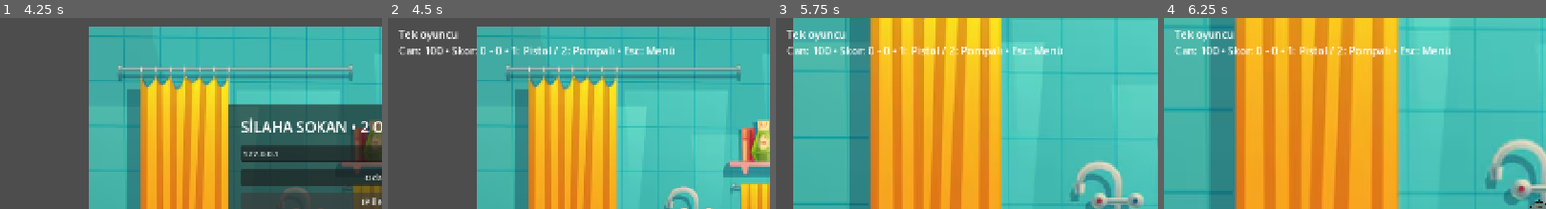
Above: before the commit, frames 1-4 (left to right).
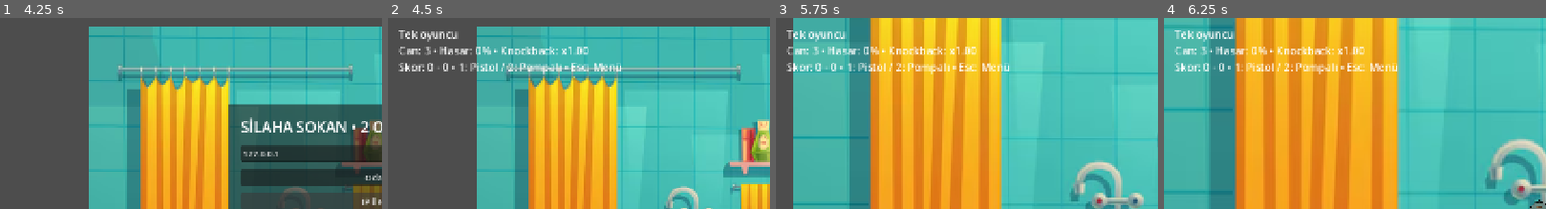
Above: after the commit, the same moments.

Repository: parlakportakal/silahasokan
Game: Godot game, scene res://Scenes/main_menu.tscn
Same seed, same stepped clock (60 frames per second), same inputs: the game is played once before the commit and once after it.
Inputs (mouse positions are % of the whole screen's width and height, from its top left):
- Up to frame 1 (4.25 s): click "Oyna" at 0.5 s; click "Level 1" at 1.25 s; click "Oda kur" at 2 s; click "Oda kur" at 2.75 s; click "IP ile katıl" at 3.5 s
- Up to frame 2 (4.5 s): click "Tek başına dene" at 4.25 s
- Up to frame 3 (5.75 s): tap Enter at 5 s; move the mouse to (72, 45) at 5.02 s; click (72, 45) at 5.1 s
- Up to frame 4 (6.25 s): move the mouse to (30, 55) at 5.77 s; tap S (asagi) at 5.85 s; click (30, 55) at 6.05 s
The pictures show only the part of the screen within x 0-50%, y 0-50%; the shares and areas given below are measured in that part.

Frame 1 is identical in both runs. In frame 2, 3.1% of the frame differs, in the area x 2-75%, y 15-30%; in frame 3, 3.3%; in frame 4, 3.3%.

Commit message:
knockback eklendi

Diff:
--- a/Scripts/lifezone.gd
+++ b/Scripts/lifezone.gd
@@ -1,7 +1,15 @@
 extends Area2D
 
+func _ready() -> void:
+	collision_layer = 0
+	collision_mask = 4
 
+func contains_point(point: Vector2) -> bool:
+	var collider := $CollisionShape2D as CollisionShape2D
+	var rectangle := collider.shape as RectangleShape2D
+	return Rect2(-rectangle.size * 0.5, rectangle.size).has_point(collider.to_local(point))
 
-
-func _process(delta: float) -> void:
-	pass
+func _on_body_exited(body: Node2D) -> void:
+	var game := get_parent()
+	if game.has_method("player_left_lifezone"):
+		game.call_deferred("player_left_lifezone", body)
--- a/Scripts/main.gd
+++ b/Scripts/main.gd
@@ -26,7 +26,6 @@
 var status: Label
 var hud: Label
 var session_note := ""
-var health_label: Label
 var shot_sequence: int = 0
 var predicted_shots: Dictionary = {}
 
@@ -173,10 +172,12 @@
 	guest.visible = true
 	guest.collision_layer = 4
 	guest.position = _spawn_position(1)
-	guest.health = 100
+	guest.spawn_generation = 0
+	guest.lives = guest.starting_lives
+	guest.reset_combat()
 	guest.score = 0
 	setup_guest.rpc_id(guest_id, guest_id)
-	sync_health.rpc($player.health, guest.health, $player.score, guest.score)
+	sync_combat.rpc($player.damage_percent, guest.damage_percent, $player.lives, guest.lives, $player.score, guest.score)
 	session_note = "Arkadaşın bağlandı • 2/2 oyuncu"
 
 @rpc("authority", "call_remote", "reliable")
@@ -211,13 +212,15 @@
 	guest.collision_layer = 0
 	for player in [$player, guest]:
 		player.velocity = Vector2.ZERO
-		player.health = 100
+		player.spawn_generation = 0
+		player.lives = player.starting_lives
+		player.reset_combat()
 		player.score = 0
 		player.get_node("silaheksen").select_weapon(0)
 	$player.position = _spawn_position(0)
 	guest.position = _spawn_position(1)
 	for child in get_children():
-		if child is Area2D:
+		if child is Area2D and child.get_script() == preload("res://Scripts/mermi.gd"):
 			child.queue_free()
 	menu.show()
 	status.text = message
@@ -241,9 +244,16 @@
 	if not playing:
 		return
 	_render_remote_player()
-	hud.text = "%s\nCan: %d • Skor: %d - %d • 1: Pistol / 2: Pompalı • Esc: Menü" % [session_note, local_player.health, $player.score, guest.score]
+	hud.text = "%s\nCan: %d • Hasar: %.0f%% • Knockback: x%.2f\nSkor: %d - %d • 1: Pistol / 2: Pompalı • Esc: Menü" % [session_note, local_player.lives, local_player.damage_percent, local_player.knockback_multiplier, $player.score, guest.score]
 
 func _physics_process(delta: float) -> void:
+	if not playing:
+		return
+	if multiplayer.is_server():
+		for fighter in [$player, guest]:
+			var zone := get_node_or_null("lifezone")
+			if zone != null and fighter.visible and fighter.lives > 0 and fighter.respawn_grace <= 0.0 and not zone.contains_point(fighter.global_position):
+				player_left_lifezone(fighter)
 	if not playing:
 		return
 	send_time += delta
@@ -254,9 +264,9 @@
 	var axis = local_player.get_node("silaheksen")
 	if multiplayer.is_server():
 		if guest_id != 0:
-			host_state.rpc(local_player.position, local_player.velocity, axis.rotation, axis.selected_weapon, local_player.get_node("Sprite2D").flip_h)
+			host_state.rpc(local_player.position, local_player.velocity, axis.rotation, axis.selected_weapon, local_player.get_node("Sprite2D").flip_h, local_player.spawn_generation)
 	else:
-		client_state.rpc_id(1, local_player.position, local_player.velocity, axis.rotation, axis.selected_weapon, local_player.get_node("Sprite2D").flip_h)
+		client_state.rpc_id(1, local_player.position, local_player.velocity, axis.rotation, axis.selected_weapon, local_player.get_node("Sprite2D").flip_h, local_player.spawn_generation)
 
 func _apply_state(player: CharacterBody2D, pos: Vector2, vel: Vector2, angle: float, weapon: int, flip: bool) -> void:
 	if not pos.is_finite() or not vel.is_finite() or not is_finite(angle) or weapon < 0 or weapon > 1:
@@ -288,13 +298,14 @@
 		player.get_node("silaheksen").position = Vector2.ZERO
 
 @rpc("any_peer", "call_remote", "unreliable_ordered", 1)
-func client_state(pos: Vector2, vel: Vector2, angle: float, weapon: int, flip: bool) -> void:
-	if multiplayer.is_server() and multiplayer.get_remote_sender_id() == guest_id:
+func client_state(pos: Vector2, vel: Vector2, angle: float, weapon: int, flip: bool, generation: int = 0) -> void:
+	if multiplayer.is_server() and multiplayer.get_remote_sender_id() == guest_id and generation == guest.spawn_generation:
 		_apply_state(guest, pos, vel, angle, weapon, flip)
 
 @rpc("authority", "call_remote", "unreliable_ordered", 1)
-func host_state(pos: Vector2, vel: Vector2, angle: float, weapon: int, flip: bool) -> void:
-	_apply_state($player, pos, vel, angle, weapon, flip)
+func host_state(pos: Vector2, vel: Vector2, angle: float, weapon: int, flip: bool, generation: int = 0) -> void:
+	if generation == $player.spawn_generation:
+		_apply_state($player, pos, vel, angle, weapon, flip)
 
 func request_fire() -> void:
 	if not playing or menu.visible:
@@ -367,44 +378,73 @@
 	if player == local_player:
 		axis.select_weapon(old_weapon)
 
-func damage_player(target: Object, shooter: Object, amount: int) -> void:
+func damage_player(target: Object, shooter: Object, amount: int, hit_direction: Vector2 = Vector2.RIGHT) -> void:
 	if not playing or not multiplayer.is_server() or target not in [$player, guest] or target == shooter:
 		return
-	var hit_slot := 0 if target == $player else 1
+	if target.lives <= 0 or target.respawn_grace > 0.0:
+		return
+	var slot := 0 if target == $player else 1
+	var percent: float = target.damage_percent + maxf(amount, 0)
+	var impulse := hit_direction.normalized() * (260.0 + amount * 6.0) * (1.0 + percent / 100.0)
+	impulse.y -= 100.0
+	var attacker := 0 if shooter == $player else 1
 	if guest_id != 0:
-		show_hit_feedback.rpc(hit_slot)
+		apply_hit.rpc(slot, percent, impulse, attacker)
 	else:
-		show_hit_feedback(hit_slot)
-	target.health = maxi(0, target.health - amount)
-	if target.health == 0:
-		if shooter in [$player, guest]:
-			shooter.score += 1
-		if guest_id != 0:
-			respawn.rpc(hit_slot)
-		else:
-			respawn(hit_slot)
+		apply_hit(slot, percent, impulse, attacker)
+
+@rpc("authority", "call_local", "reliable")
+func apply_hit(slot: int, percent: float, impulse: Vector2, attacker: int) -> void:
+	var player = $player if slot == 0 else guest
+	player.damage_percent = percent
+	player.last_attacker = attacker
+	player.knockback_velocity += impulse
+	player.show_hit_feedback()
+
+func player_left_lifezone(player: Node2D) -> void:
+	if not playing or not multiplayer.is_server() or player not in [$player, guest]:
+		return
+	if not player.visible or player.lives <= 0 or player.respawn_grace > 0.0:
+		return
+	var zone := get_node_or_null("lifezone")
+	if zone != null and zone.contains_point(player.global_position):
+		return
+	var slot := 0 if player == $player else 1
+	if player.last_attacker >= 0 and player.last_attacker != slot:
+		var attacker = $player if player.last_attacker == 0 else guest
+		attacker.score += 1
+	player.lives -= 1
 	if guest_id != 0:
-		sync_health.rpc($player.health, guest.health, $player.score, guest.score)
+		respawn.rpc(slot, player.lives)
+		sync_combat.rpc($player.damage_percent, guest.damage_percent, $player.lives, guest.lives, $player.score, guest.score)
+	else:
+		respawn(slot, player.lives)
 
 @rpc("authority", "call_local", "reliable")
-func show_hit_feedback(slot: int) -> void:
-	var player = $player if slot == 0 else guest
-	player.show_hit_feedback()
-
-@rpc("authority", "call_local", "reliable")
-func respawn(slot: int) -> void:
+func respawn(slot: int, remaining_lives: int = -1) -> void:
 	_reset_remote_motion()
 	var player = $player if slot == 0 else guest
+	if remaining_lives >= 0:
+		player.lives = remaining_lives
+	player.spawn_generation += 1
 	player.position = _spawn_position(slot)
-	player.velocity = Vector2.ZERO
-	player.health = 100
-	player.jump_count = 0
-	player.buffercounter = 0.0
+	player.reset_combat()
+	if player.lives == 0:
+		playing = false
+		$player.local_control = false
+		guest.local_control = false
+		menu.show()
+		status.text = "Canların bitti! Yeniden başlamak için oyun modunu seç." if player == local_player else "Kazandın! Yeni maç için oyun modunu seç."
+		hud.text = "Maç bitti • Can: %d • Knockback: x%.2f" % [local_player.lives, local_player.knockback_multiplier]
+		$crosshair.hide()
+		Input.mouse_mode = Input.MOUSE_MODE_VISIBLE
 
 @rpc("authority", "call_remote", "reliable")
-func sync_health(host_health: int, guest_health: int, host_score: int, guest_score: int) -> void:
-	$player.health = host_health
-	guest.health = guest_health
+func sync_combat(host_damage: float, guest_damage: float, host_lives: int, guest_lives: int, host_score: int, guest_score: int) -> void:
+	$player.damage_percent = host_damage
+	guest.damage_percent = guest_damage
+	$player.lives = host_lives
+	guest.lives = guest_lives
 	$player.score = host_score
 	guest.score = guest_score
 
--- a/Scripts/mermi.gd
+++ b/Scripts/mermi.gd
@@ -29,7 +29,7 @@
 	var hit := get_world_2d().direct_space_state.intersect_ray(query)
 	if not hit.is_empty():
 		if multiplayer.is_server() and get_tree().current_scene.has_method("damage_player"):
-			get_tree().current_scene.damage_player(hit.collider, shooter, damage)
+			get_tree().current_scene.damage_player(hit.collider, shooter, damage, velocity.normalized())
 		queue_free()
 		return
 	global_position = next_position
--- a/Scripts/playeranlık.gd
+++ b/Scripts/playeranlık.gd
@@ -1,7 +1,30 @@
 extends CharacterBody2D
 
 var local_control: bool = false
-var health: int = 100
+@export var starting_lives: int = 3
+var lives: int = 3
+var spawn_generation: int = 0
+var damage_percent: float = 0.0
+var knockback_velocity := Vector2.ZERO
+var respawn_grace: float = 0.0
+var last_attacker: int = -1
+var knockback_multiplier: float:
+	get:
+		return 1.0 + damage_percent / 100.0
+
+func reset_combat() -> void:
+	damage_percent = 0.0
+	knockback_velocity = Vector2.ZERO
+	respawn_grace = 1.0
+	last_attacker = -1
+	velocity = Vector2.ZERO
+	jump_count = 0
+	buffercounter = 0.0
+	wall_coyote_counter = 0.0
+	last_wall_side = 0
+	last_wall_jump_side = 0
+	set_collision_mask_value(2, true)
+
 var score: int = 0
 var hit_flash: Tween
 
@@ -29,7 +52,8 @@
 
 
 func _physics_process(delta: float) -> void:
-	if not local_control:
+	respawn_grace = maxf(0.0, respawn_grace - delta)
+	if not local_control or lives <= 0:
 		return
 	var direction = Vector2.ZERO
 
@@ -106,4 +130,12 @@
 			wall_coyote_counter = 0.0
 			buffercounter = 0
 
+	var movement_velocity := velocity
+	velocity += knockback_velocity
 	move_and_slide()
+	for index in range(get_slide_collision_count()):
+		knockback_velocity = knockback_velocity.slide(get_slide_collision(index).get_normal())
+	velocity = movement_velocity
+	if is_on_floor() or is_on_ceiling():
+		velocity.y = 0.0
+	knockback_velocity = knockback_velocity.move_toward(Vector2.ZERO, 650.0 * delta)
--- /dev/null
+++ b/tests/knockback_test.gd
@@ -0,0 +1,42 @@
+extends SceneTree
+var failed := false
+func check(ok: bool, message: String) -> void:
+	if not ok:
+		failed = true
+		push_error(message)
+	else:
+		print("PASS: " + message)
+func _initialize() -> void:
+	call_deferred("run_test")
+func run_test() -> void:
+	var game = load("res://Scenes/main.tscn").instantiate()
+	root.add_child(game)
+	current_scene = game
+	game.solo_game()
+	await physics_frame
+	await physics_frame
+	var player = game.local_player
+	player.local_control = false
+	check(is_instance_valid(game.get_node_or_null("lifezone")), "lifezone survives game startup")
+	player.respawn_grace = 0.0
+	game.damage_player(player, game.guest, 10, Vector2.RIGHT)
+	var first: float = player.knockback_velocity.x
+	check(player.damage_percent == 10 and player.lives == 3 and first > 0, "bullet damage increases knockback without consuming a life")
+	player.knockback_velocity = Vector2.ZERO
+	game.damage_player(player, game.guest, 1000, Vector2.RIGHT)
+	check(player.knockback_velocity.x > first and player.lives == 3, "high damage launches harder without health death")
+	player.position = Vector2(5000, 5000)
+	await physics_frame
+	await physics_frame
+	check(player.lives == 2 and player.position == game._spawn_position(0), "leaving lifezone costs one life and respawns")
+	check(player.damage_percent == 0 and player.knockback_velocity == Vector2.ZERO, "respawn clears damage and impulse")
+	game.player_left_lifezone(player)
+	check(player.lives == 2, "duplicate exit does not cost another life")
+	for i in range(2):
+		player.respawn_grace = 0.0
+		player.position = Vector2(-5000, 0)
+		game.player_left_lifezone(player)
+	check(player.lives == 0 and not game.playing and game.menu.visible, "last life ends match")
+	game.solo_game()
+	check(player.lives == 3 and game.playing, "new game restores stocks")
+	quit(1 if failed else 0)
--- a/tests/online_smoke.gd
+++ b/tests/online_smoke.gd
@@ -29,7 +29,7 @@
 		await create_timer(0.1).timeout
 		if game.guest_id != 0 and game.playing:
 			break
-	check(game.guest_id != 0 and game.playing, "two peers connected")
+	check(game.guest_id != 0 and game.playing, "two peers connected: " + game.status.text)
 	if failed:
 		quit(1)
 		return
@@ -63,7 +63,7 @@
 		check(game.get_node("player").position.distance_to(Vector2(404, 300)) < 2.0, "host movement replicated")
 		await create_timer(3.0).timeout
 		check(game.get_node("player").score >= 1, "host score replicated after death")
-		check(game.local_player.health == 100, "respawn restores health")
+		check(game.local_player.damage_percent == 0 and game.local_player.lives == 2, "respawn resets damage and consumes one life")
 		game._leave("test")
 	else:
 		game.local_player.position = Vector2(404, 300)
@@ -72,13 +72,14 @@
 		check(game.guest.get_node("silaheksen").selected_weapon == 1, "client weapon replicated")
 		check(absf(game.guest.get_node("silaheksen").rotation - PI) < 0.01, "client aim replicated")
 		await create_timer(1.2).timeout
-		check(game.local_player.health < 100, "client shot damages host")
+		check(game.local_player.damage_percent > 0, "client shot damages host")
 		game.local_player.get_node("silaheksen").rotation = 0.0
 		game.local_player.get_node("silaheksen").select_weapon(0)
 		game.request_fire()
 		await create_timer(0.3).timeout
-		check(game.guest.health == 90, "host pistol damages client")
-		game.damage_player(game.guest, game.local_player, 100)
+		check(game.guest.damage_percent == 10, "host pistol damages client")
+		game.guest.position = Vector2(5000, 5000)
+		game.player_left_lifezone(game.guest)
 		check(game.local_player.score == 1, "server awards score")
 		await create_timer(4.0).timeout
 		check(game.guest_id == 0 and not game.guest.visible, "disconnect removes guest")
Not shown, added: tests/knockback_test.gd.uid
